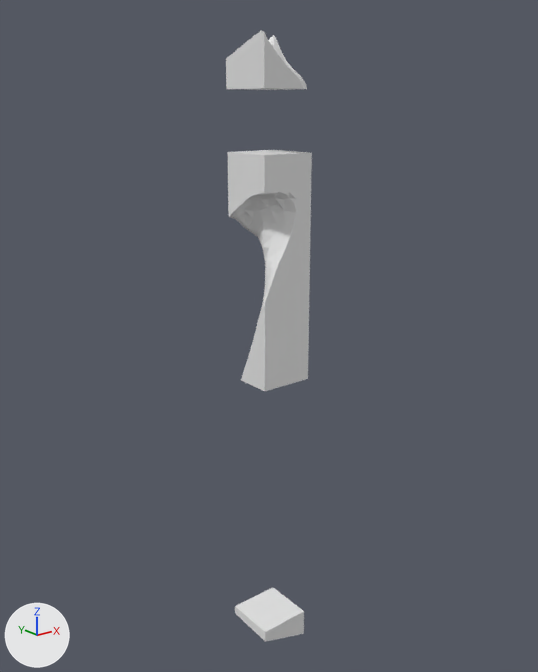
What one commit did to the glTF model assets/terrain/surface_pieces/surf_9_13.glb.
The view is the same before and after, from a camera (50 mm lens) standing at (-102.5, -7.5, -6.0) and looking at (-62.0, 43.2, -26.3). Arrows for +X, +Y and +Z are at lower left; the lights stay in place. The picture after the commit comes second. Where no turn or scale is listed for an object, it has been applied to the vertices.

The first picture shows 'layer_0', 'layer_11', 'layer_2', 'layer_3', 'layer_4', 'layer_5'.
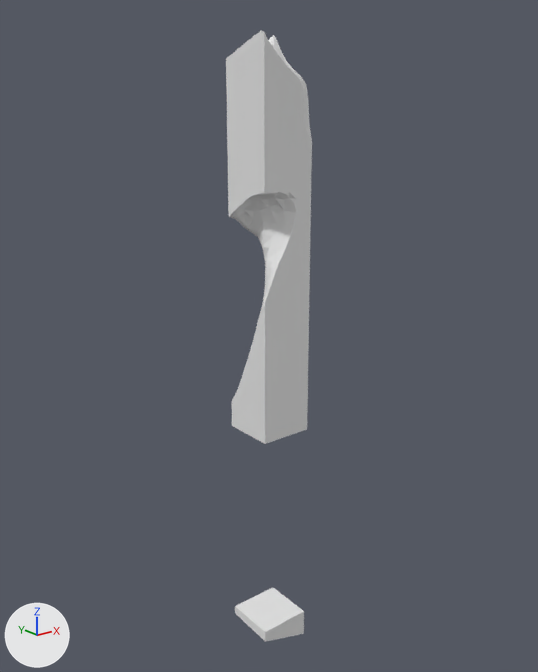
The edits, one by one:
Mesh me_layer_6 is new.
It has 38 vertices, 72 faces and spans x -65.0..-60.0, y 40.0..45.0, z -35.0..-30.0.
Mesh me_layer_1 is new.
It has 38 vertices, 72 faces and spans x -65.0..-60.0, y 40.0..45.0, z -10.0..-5.0.
Object 'layer_6' (ob_layer_6) is new; it shows me_layer_6.
Its location is (0.0, 0.0, 0.0).
Object 'layer_1' (ob_layer_1) is new; it shows me_layer_1.
Its location is (0.0, 0.0, 0.0).

Pixel boxes [x1, y1, x2, y2] of what changed, in the pictures (538 x 672 px):
'layer_1', added
    after: [227, 88, 312, 155]
'layer_6', added
    after: [232, 379, 308, 444]
